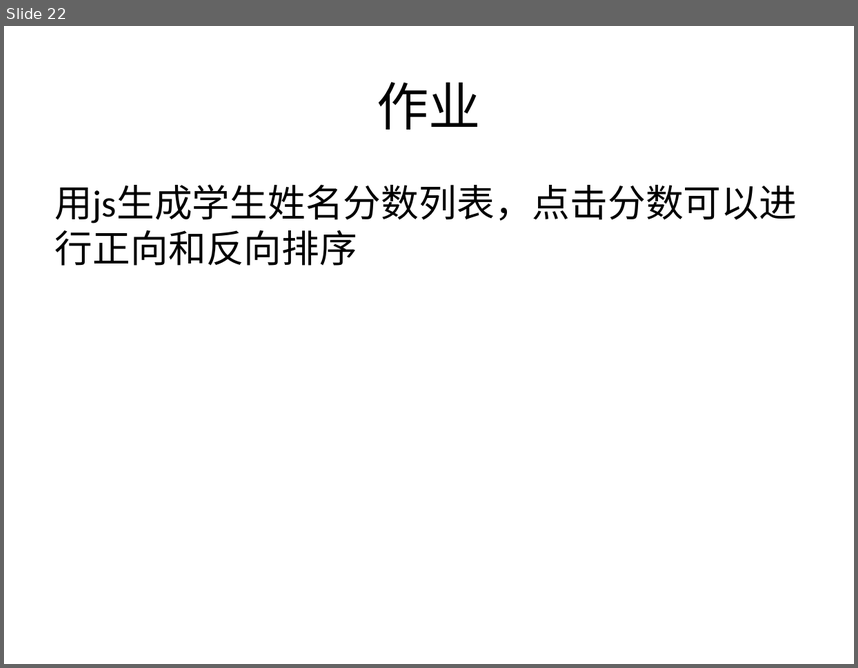
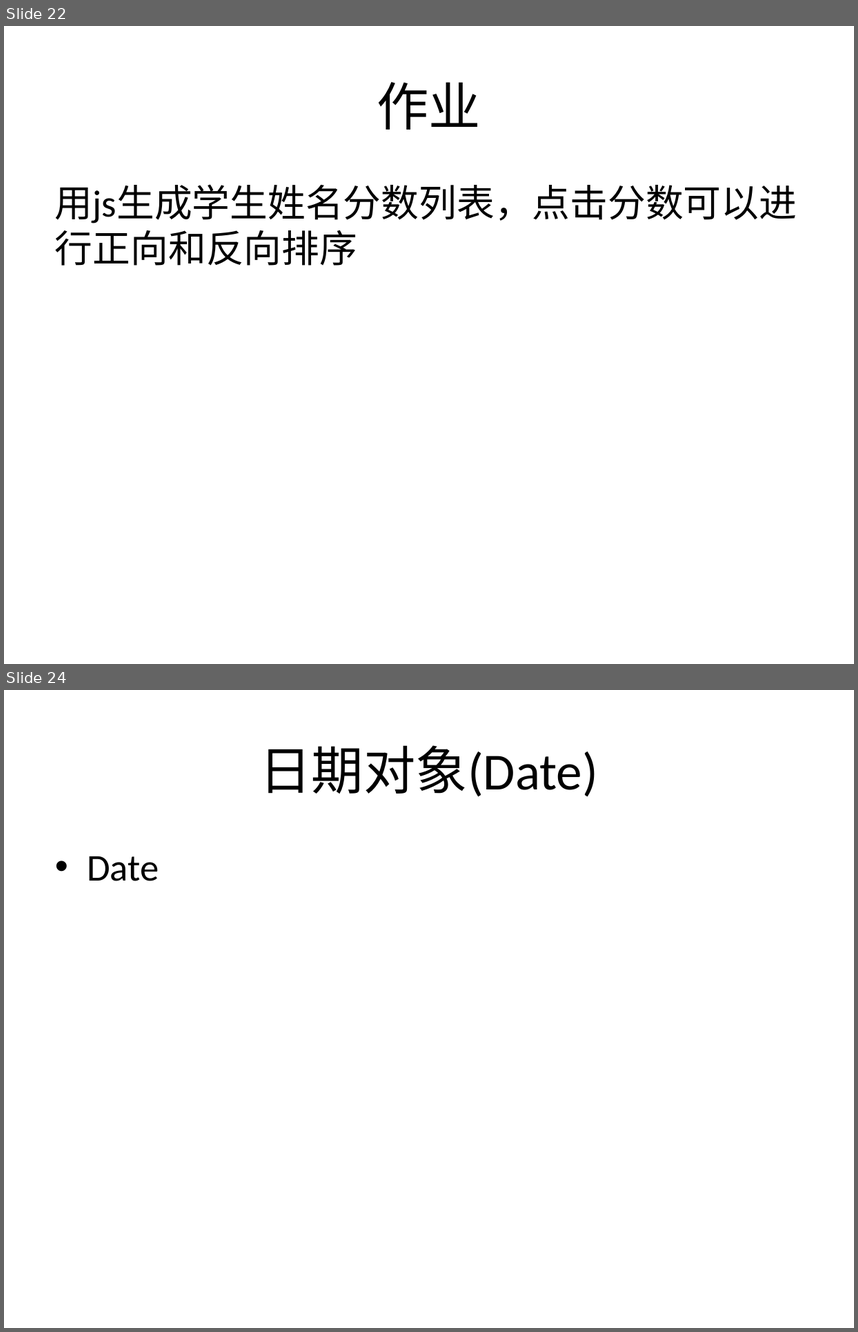
Before and after one commit to plter/HTML5Course20160612, a slide deck: JavaScript教学记录.pptx. Shown one above the other, each under a label of ours: slide 22 before the commit, slides 22 and 24 after it; the slides between them are not shown. The pictures are 858x668 and 858x1332 pixels, drawn with LibreOffice and Linux fonts; fonts in the diff are those of the drawing. Boxes give left, top, right and bottom in pixels: in the first picture for what was removed or moved away, otherwise in the second. Text is boxed around its words. In the diff, an @@ line names an element or a change of style, - is before the commit and + after.

```diff
--- a/JavaScript教学记录.pptx
+++ b/JavaScript教学记录.pptx
@@ slide 24 added at (4,690,854,1328), background #FFFFFF @@
@@ title added at (260,745,599,797), 44 pt, text #000000 @@
+日期对象(Date)
@@ text added at (87,856,159,881), 32 pt, text #000000 @@
+• Date
```
Also in this commit, not shown: 1 other slide added, 6 other files.
